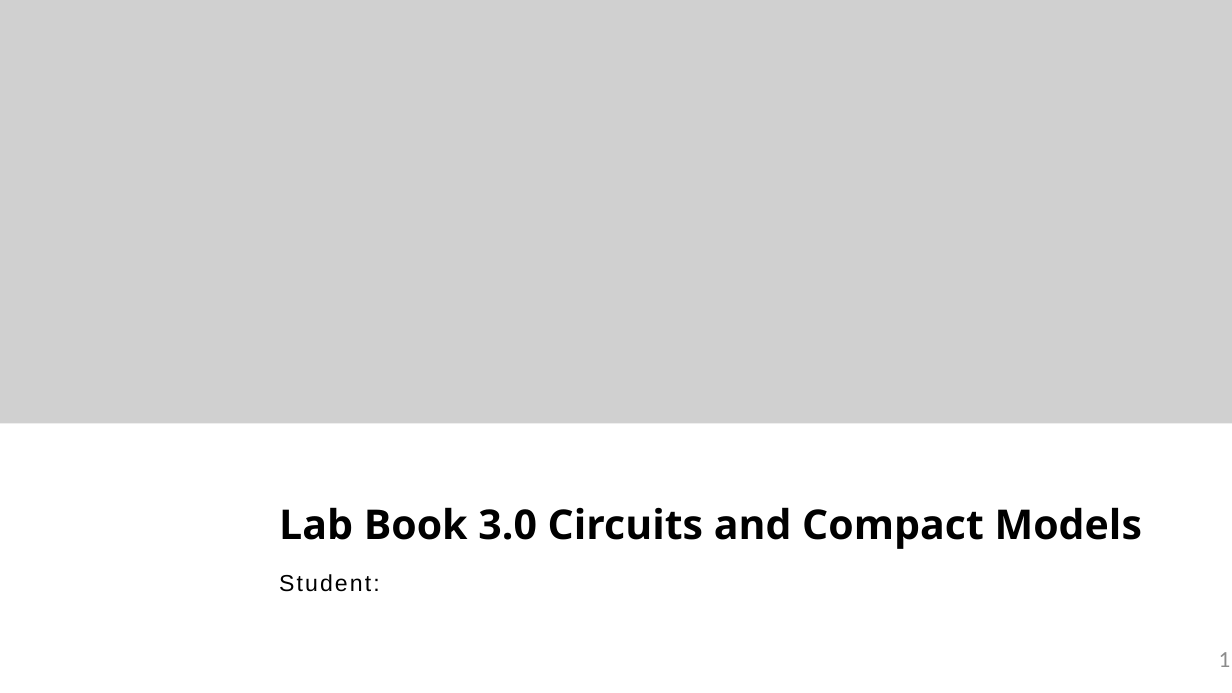
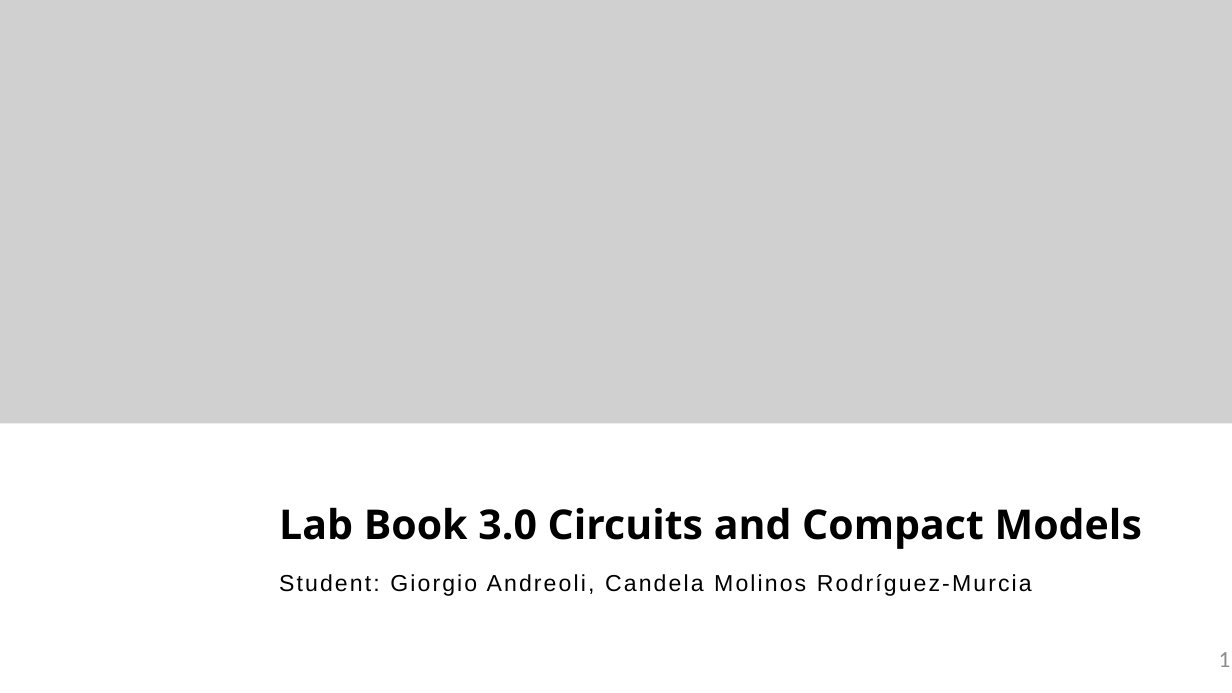
Before and after one commit to cjgllj/pic-upv-lab4, a slide deck: slide 1 of LabBook_40.pptx. Drawn at 1232x693 pixels with LibreOffice and Linux fonts; fonts in the diff are those of the drawing; grey boxes stand for pictures; background and template pictures are left out. Boxes give left, top, right and bottom in pixels: in the first picture for what was removed or moved away, otherwise in the second. Text is boxed around its words. In the diff, an @@ line names an element or a change of style, - is before the commit and + after.

Commit message:
added names to ppt

```diff
--- a/LabBook_40.pptx
+++ b/LabBook_40.pptx
@@ text at [279,574,1032,596]: text changed @@
-Student:
+Student: Giorgio Andreoli, Candela Molinos Rodríguez-Murcia
```
